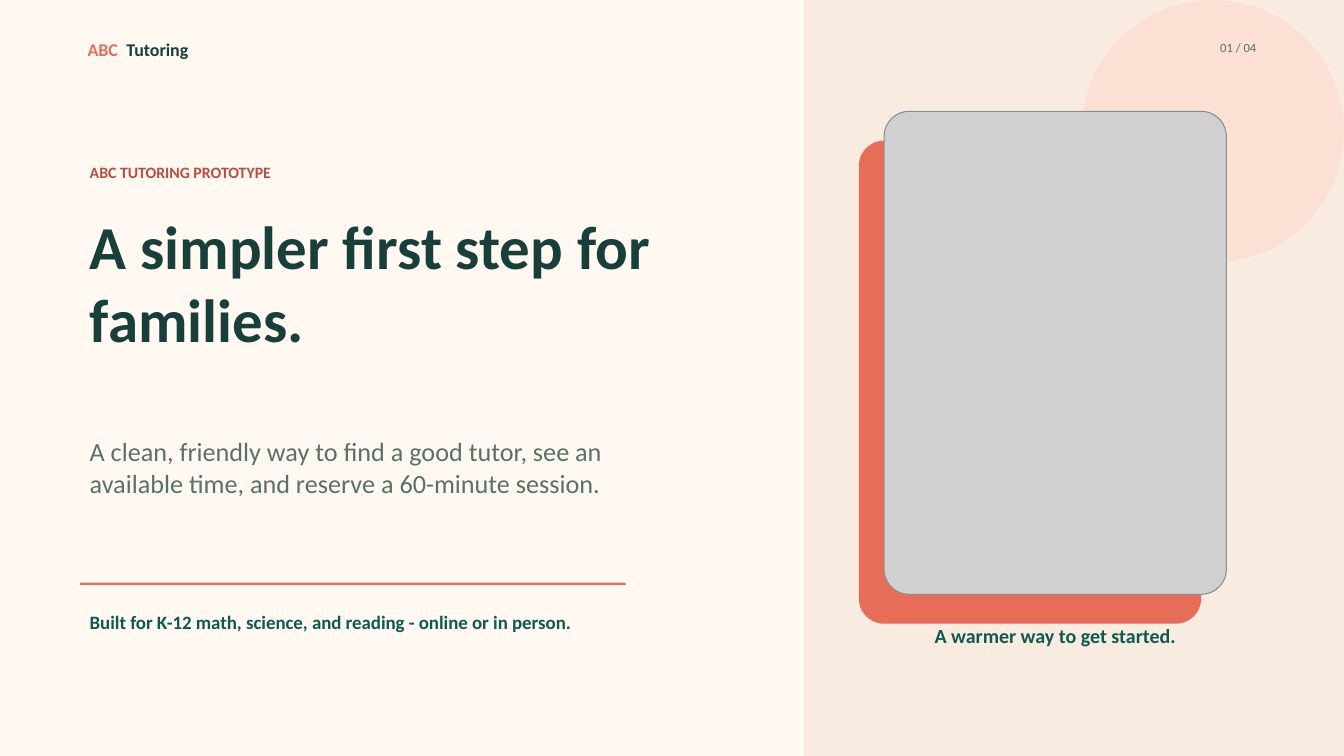
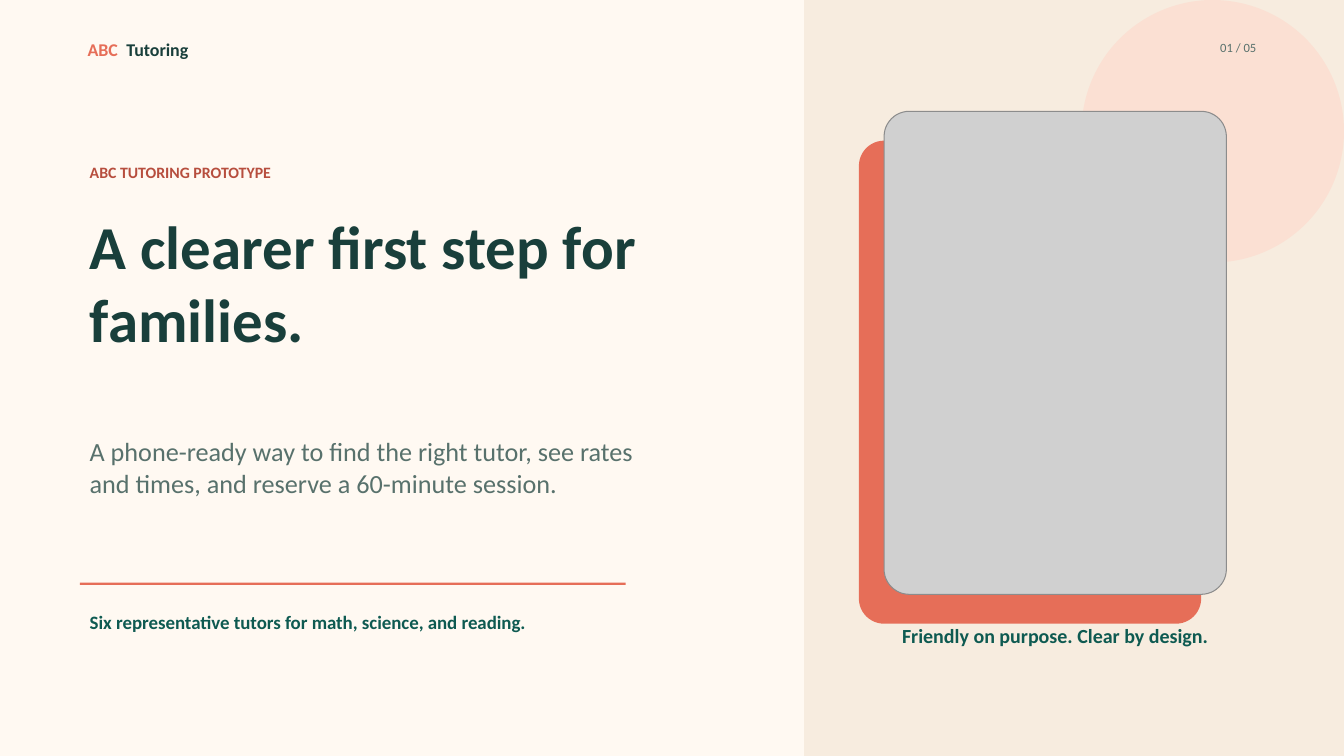
Before and after one commit to Stonesorg/stonesorg.github.io, a slide deck: slide 1 of output/abc-tutoring-prototype.pptx. Drawn at 1344x756 pixels with LibreOffice and Linux fonts; fonts in the diff are those of the drawing; grey boxes stand for pictures. Boxes give left, top, right and bottom in pixels: in the first picture for what was removed or moved away, otherwise in the second. Text is boxed around its words. In the diff, an @@ line names an element or a change of style, - is before the commit and + after.

Commit message:
Build mobile-first ABC Tutoring booking demo
Add the six-tutor booking flow, privacy-safe PostHog events, simulated traffic evidence, and refreshed customer materials.

```diff
--- a/output/abc-tutoring-prototype.pptx
+++ b/output/abc-tutoring-prototype.pptx
@@ text at bbox=[1220, 44, 1257, 52]: text changed @@
-01 / 04
+01 / 05
@@ text at bbox=[90, 226, 636, 343]: text changed @@
-A simpler first step for families.
+A clearer first step for families.
@@ text at bbox=[90, 443, 633, 496]: text changed @@
-A clean, friendly way to find a good tutor, see an available time, and reserve a 60-minute session.
+A phone-ready way to find the right tutor, see rates and times, and reserve a 60-minute session.
@@ text at bbox=[90, 615, 526, 632]: text changed @@
-Built for K-12 math, science, and reading - online or in person.
+Six representative tutors for math, science, and reading.
@@ text at bbox=[902, 629, 1208, 647]: text changed @@
-A warmer way to get started.
+Friendly on purpose. Clear by design.
```
Also in this commit, not shown: 4 slides added, 3 slides removed, 26 other files.
